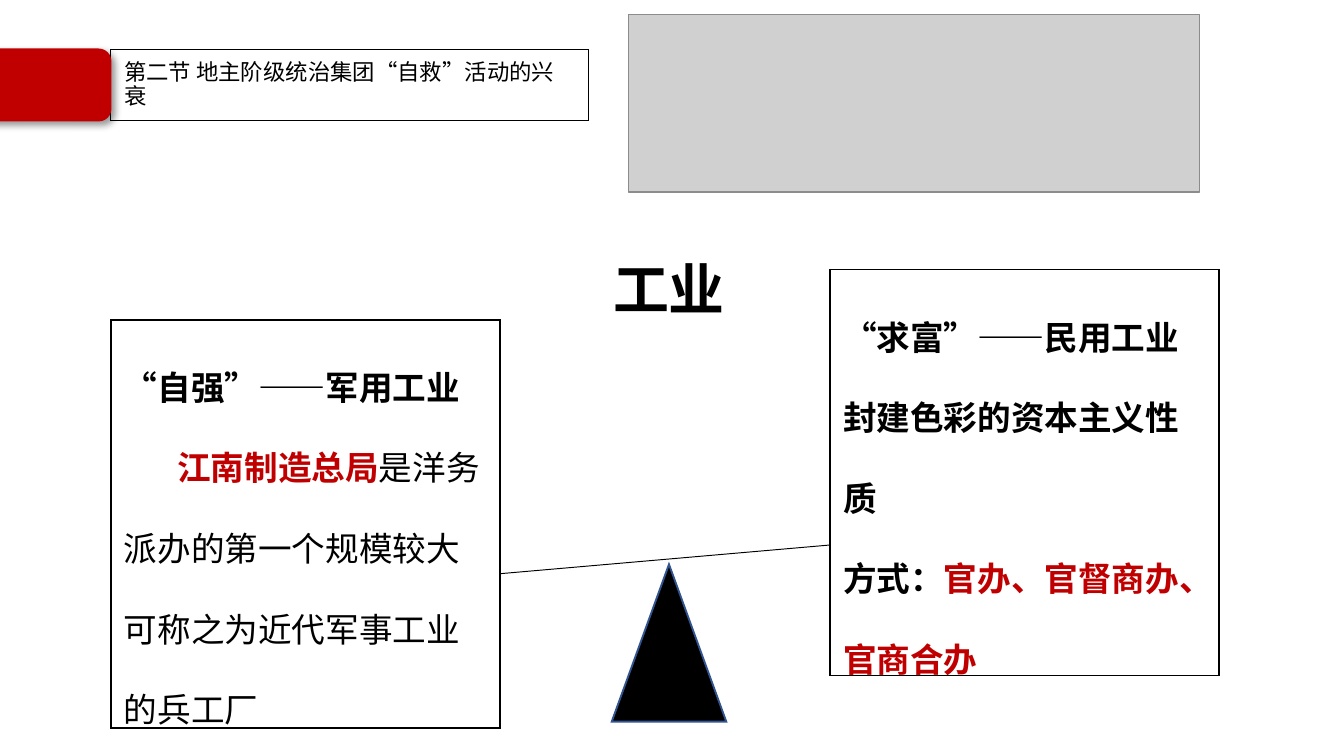
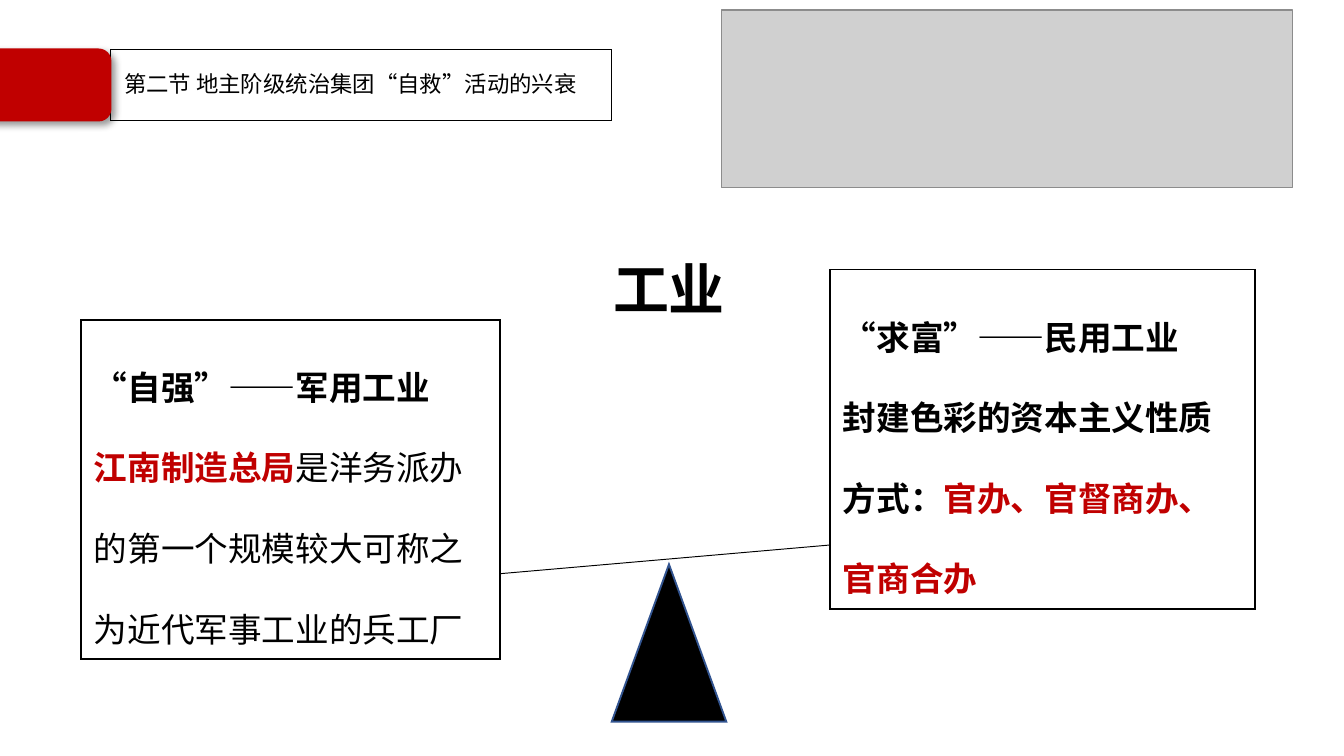
Before and after one commit to Call-me-zhy/tangtang, a slide deck: slide 48 of 5 中国近现代史纲要/课件/中国近现代史纲要精讲2.pptx. Drawn at 1344x756 pixels with LibreOffice and Linux fonts; fonts in the diff are those of the drawing; grey boxes stand for pictures; background and template pictures are left out. Boxes give left, top, right and bottom in pixels: in the first picture for what was removed or moved away, otherwise in the second. Text is boxed around its words. In the diff, an @@ line names an element or a change of style, - is before the commit and + after.

```diff
--- a/5 中国近现代史纲要/课件/中国近现代史纲要精讲2.pptx
+++ b/5 中国近现代史纲要/课件/中国近现代史纲要精讲2.pptx
@@ picture: place and size @@
-picture at [629, 15, 1200, 192]
+picture at [722, 9, 1293, 187]
@@ title "第二节 地主阶级统治集团“自救”活动的兴衰": place and size @@
-title "第二节 地主阶级统治集团“自救”活动的兴衰" at [110, 50, 589, 121]
+title "第二节 地主阶级统治集团“自救”活动的兴衰" at [110, 50, 612, 121]
@@ rectangle "“求富”——民用工业": place and size @@
-rectangle "“求富”——民用工业" at [829, 270, 1219, 676]
+rectangle "“求富”——民用工业" at [829, 270, 1254, 609]
@@ rectangle "“自强”——军用工业": place and size @@
-rectangle "“自强”——军用工业" at [110, 320, 500, 728]
+rectangle "“自强”——军用工业" at [81, 320, 500, 659]
```
Also in this commit, not shown: 25 other slides changed, 1 slide added, 2 other files.
